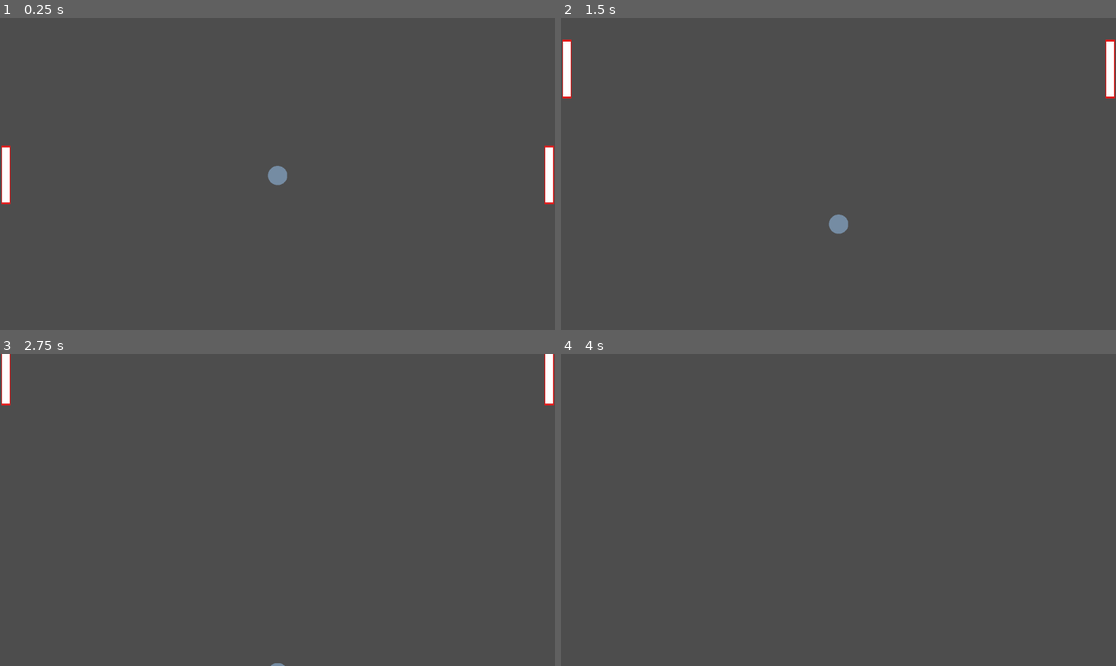
Above: before the commit, frames 1-4 (two rows, left to right).
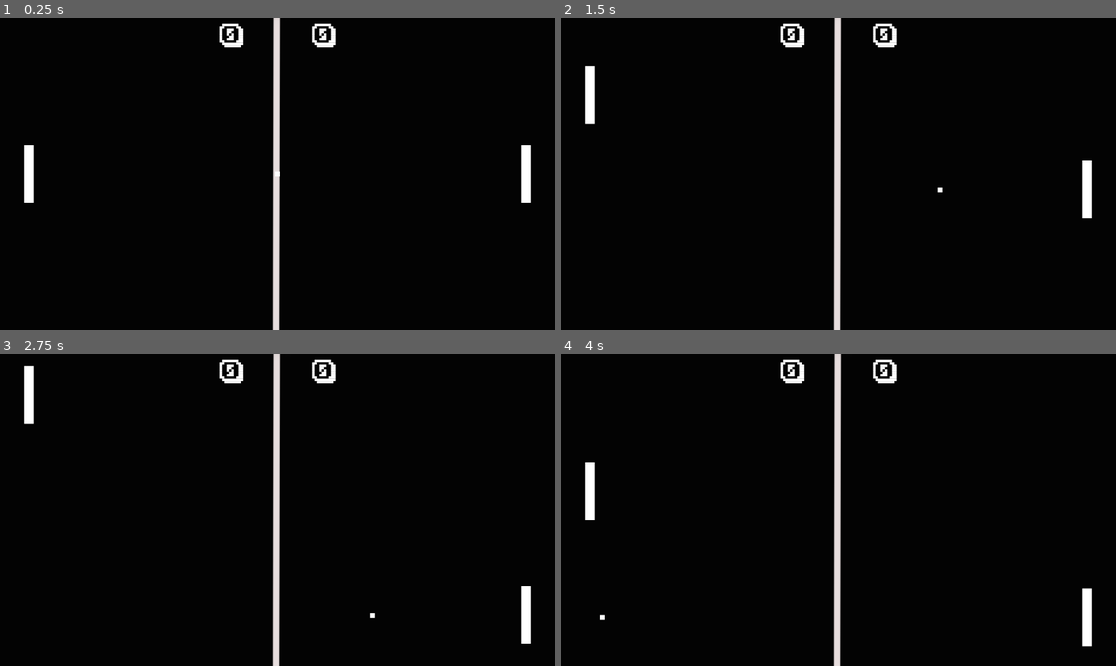
Above: after the commit, the same moments.

Repository: rogue-sword/Pong
Game: Godot game, scene res://main.tscn
The game is run twice, just before and just after one commit, with the same random seed, the same clock (stepped at 60 frames per second) and the same inputs. Before the commit the project starts from res://scenes/Main.tscn.
Inputs:
- Up to frame 1 (0.25 s): no input
- Up to frame 2 (1.5 s): hold Up (ui_up) 0.53-1.28 s; hold Down (ui_down) from 1.28 s (still down)
- Up to frame 3 (2.75 s): release Down (ui_down) at 2.03 s; hold Up (ui_up) from 2.03 s (still down)
- Up to frame 4 (4 s): tap Enter at 3.5 s; release Up (ui_up) at 3.53 s; hold Down (ui_down) from 3.53 s (still down)

The runs differ from the first frame. In frame 1, 100% of the frame differs, in the area x 0-100%, y 0-100%; in frame 2, 100%; in frame 3, 100%; in frame 4, 100%.

Commit message:
Completed the Pong Clone

Diff:
--- a/pong/assets/ball.svg
+++ /dev/null
@@ -1 +0,0 @@
-<svg width="800" height="800" viewBox="0 0 24 24" fill="none" xmlns="http://www.w3.org/2000/svg"><path fill-rule="evenodd" clip-rule="evenodd" d="M24 12c0 6.627-5.373 12-12 12S0 18.627 0 12 5.373 0 12 0s12 5.373 12 12" fill="#758ca3"/></svg>
--- a/pong/assets/paddle.svg
+++ /dev/null
@@ -1 +0,0 @@
-<svg xmlns="http://www.w3.org/2000/svg" viewBox="0 0 512 512" xml:space="preserve"><path style="fill:#fff" d="M168 8h176v496H168z"/><path style="fill:#e21b1b" d="M336 16v480H176V16zm16-16H160v512h192z"/></svg>
--- /dev/null
+++ b/pong/ball.gd
@@ -0,0 +1,53 @@
+extends CharacterBody2D
+@onready var wall: AudioStreamPlayer2D = $wall
+@onready var score: AudioStreamPlayer2D = $score
+@onready var paddle_hit: AudioStreamPlayer2D = $paddle_hit
+
+var win_size: Vector2
+const START_SPEED: int = 500
+const ACCEL: int = 50
+var speed: int
+var dir: Vector2
+const max_y_vector: float = 0.6
+
+func _ready() -> void:
+	win_size = get_viewport_rect().size
+
+func new_ball():
+	position.x = win_size.x /2
+	position.y = randf_range(200, win_size.y - 200)
+	speed = START_SPEED
+	dir = random_direction()
+
+func random_direction():
+	var new_dir = Vector2()
+	new_dir.x = [1, -1].pick_random()
+	new_dir.y = randf_range(-1, 1)
+	return new_dir.normalized()
+
+func _physics_process(delta: float) -> void:
+	var collision = move_and_collide(dir * speed * delta)
+	var collider: Variant
+	if collision:
+		collider = collision.get_collider()
+		if collider == $"../Player" or collider == $"../CPU":
+			speed += ACCEL
+			dir = new_direction(collider)
+			paddle_hit.play()
+		else:
+			dir = dir.bounce(collision.get_normal())
+			wall.play()
+
+func new_direction(collider):
+	var ball_y = position.y
+	var pad_y = collider.position.y
+	var dist = ball_y - pad_y
+	var new_dir := Vector2()
+
+	if dir.x > 0:
+		new_dir.x = -1
+	else:
+		new_dir.x = 1
+
+	new_dir.y = (dist / (collider.p_height / 2)) * max_y_vector
+	return new_dir.normalized()
--- /dev/null
+++ b/pong/cpu.gd
@@ -0,0 +1,26 @@
+extends StaticBody2D
+
+var ball_pos: Vector2
+var dist: int
+var move_by: int
+var win_height: int
+var p_height: int
+
+# Called when the node enters the scene tree for the first time.
+func _ready() -> void:
+	win_height = get_viewport().size.y
+	p_height = $ColorRect.get_size().y
+
+# Called every frame. 'delta' is the elapsed time since the previous frame.
+func _process(delta: float) -> void:
+	ball_pos = $"../ball".position
+	dist = position.y - ball_pos.y
+
+	if abs(dist) > get_parent().PADDLE_SPEED * delta:
+		move_by = get_parent().PADDLE_SPEED * delta * (dist / abs(dist))
+	else:
+		move_by = dist
+
+	position.y -= move_by
+
+	position.y = clamp(position.y, p_height/2, win_height - p_height/2)
--- /dev/null
+++ b/pong/main.gd
@@ -0,0 +1,21 @@
+extends Sprite2D
+
+var score := [0, 0] # Player_score and CPU_score respectively
+const  PADDLE_SPEED: int = 500
+
+
+func _on_ball_timer_timeout() -> void:
+	$ball.new_ball()
+
+
+func _on_score_left_body_entered(body: Node2D) -> void:
+	score[1] += 1
+	$Display/CPU_score.text = str(score[1])
+	$ball_timer.start()
+	$ball.score.play()
+
+func _on_score_right_body_entered(body: Node2D) -> void:
+	score[0] += 1
+	$Display/player_score.text = str(score[0])
+	$ball_timer.start()
+	$ball.score.play()
--- /dev/null
+++ b/pong/main.tscn
@@ -0,0 +1,154 @@
+[gd_scene format=3 uid="uid://b821myv7hqira"]
+
+[ext_resource type="Texture2D" uid="uid://cnogtsus736g3" path="res://background.png" id="1_ig7tw"]
+[ext_resource type="FontFile" uid="uid://bs8xgcu8fpl2d" path="res://karmatic-arcade/ka1.ttf" id="2_0xm2m"]
+[ext_resource type="Script" uid="uid://bkeq7g3xwby05" path="res://main.gd" id="2_h2yge"]
+[ext_resource type="Script" uid="uid://boxmwy8l11f7y" path="res://player.gd" id="3_1bvp3"]
+[ext_resource type="Script" uid="uid://bis7608o6bjcl" path="res://cpu.gd" id="4_7mycd"]
+[ext_resource type="Script" uid="uid://c5ktme8hejuti" path="res://ball.gd" id="4_lquwl"]
+[ext_resource type="AudioStream" uid="uid://clln0vgiwxhuq" path="res://soundreality-tennis-ball-hit-151257.mp3" id="6_kek77"]
+[ext_resource type="AudioStream" uid="uid://d4gg5l8lrcgio" path="res://u_vdwj1c20kz-coin-collision-sound-342335.mp3" id="7_kek77"]
+[ext_resource type="AudioStream" uid="uid://bcmk88s7qw6x3" path="res://dragon-studio-tennis-ball-hit-386155.mp3" id="8_kek77"]
+
+[sub_resource type="RectangleShape2D" id="RectangleShape2D_ig7tw"]
+size = Vector2(21, 120)
+
+[sub_resource type="RectangleShape2D" id="RectangleShape2D_0xm2m"]
+size = Vector2(10, 10)
+
+[sub_resource type="RectangleShape2D" id="RectangleShape2D_h2yge"]
+size = Vector2(1152, 8)
+
+[sub_resource type="RectangleShape2D" id="RectangleShape2D_1bvp3"]
+size = Vector2(1152, 8)
+
+[sub_resource type="RectangleShape2D" id="RectangleShape2D_lquwl"]
+size = Vector2(8, 648)
+
+[sub_resource type="RectangleShape2D" id="RectangleShape2D_7mycd"]
+size = Vector2(8, 648)
+
+[node name="Main" type="Sprite2D" unique_id=979727773]
+texture_filter = 1
+texture = ExtResource("1_ig7tw")
+centered = false
+script = ExtResource("2_h2yge")
+
+[node name="Player" type="StaticBody2D" parent="." unique_id=1515637227]
+position = Vector2(50, 324)
+script = ExtResource("3_1bvp3")
+
+[node name="ColorRect" type="ColorRect" parent="Player" unique_id=1243141311]
+anchors_preset = 4
+anchor_top = 0.5
+anchor_bottom = 0.5
+offset_top = -60.0
+offset_right = 20.0
+offset_bottom = 60.0
+grow_vertical = 2
+
+[node name="CollisionShape2D" type="CollisionShape2D" parent="Player" unique_id=1518729149]
+position = Vector2(9.5, 0)
+shape = SubResource("RectangleShape2D_ig7tw")
+
+[node name="CPU" type="StaticBody2D" parent="." unique_id=1609168931]
+position = Vector2(1082, 324)
+script = ExtResource("4_7mycd")
+
+[node name="ColorRect" type="ColorRect" parent="CPU" unique_id=1417120831]
+anchors_preset = 4
+anchor_top = 0.5
+anchor_bottom = 0.5
+offset_top = -60.0
+offset_right = 20.0
+offset_bottom = 60.0
+grow_vertical = 2
+
+[node name="CollisionShape2D" type="CollisionShape2D" parent="CPU" unique_id=371071847]
+position = Vector2(9.5, 0)
+shape = SubResource("RectangleShape2D_ig7tw")
+
+[node name="ball" type="CharacterBody2D" parent="." unique_id=371811746]
+position = Vector2(576, 324)
+collision_mask = 3
+script = ExtResource("4_lquwl")
+
+[node name="ColorRect" type="ColorRect" parent="ball" unique_id=2084701142]
+anchors_preset = 8
+anchor_left = 0.5
+anchor_top = 0.5
+anchor_right = 0.5
+anchor_bottom = 0.5
+offset_left = -5.0
+offset_top = -5.0
+offset_right = 5.0
+offset_bottom = 5.0
+grow_horizontal = 2
+grow_vertical = 2
+
+[node name="CollisionShape2D" type="CollisionShape2D" parent="ball" unique_id=487739498]
+shape = SubResource("RectangleShape2D_0xm2m")
+
+[node name="wall" type="AudioStreamPlayer2D" parent="ball" unique_id=1182207764]
+stream = ExtResource("6_kek77")
+
+[node name="score" type="AudioStreamPlayer2D" parent="ball" unique_id=1730142321]
+stream = ExtResource("7_kek77")
+
+[node name="paddle_hit" type="AudioStreamPlayer2D" parent="ball" unique_id=1329605728]
+stream = ExtResource("8_kek77")
+
+[node name="border" type="StaticBody2D" parent="." unique_id=577789409]
+collision_layer = 2
+
+[node name="top" type="CollisionShape2D" parent="border" unique_id=973788561]
+position = Vector2(576, -4)
+shape = SubResource("RectangleShape2D_h2yge")
+
+[node name="bottom" type="CollisionShape2D" parent="border" unique_id=1044579260]
+position = Vector2(576, 652)
+shape = SubResource("RectangleShape2D_1bvp3")
+
+[node name="score_left" type="Area2D" parent="." unique_id=423927616]
+
+[node name="CollisionShape2D" type="CollisionShape2D" parent="score_left" unique_id=1939000939]
+position = Vector2(-4, 324)
+shape = SubResource("RectangleShape2D_lquwl")
+
+[node name="score_right" type="Area2D" parent="." unique_id=1763913935]
+
+[node name="CollisionShape2D" type="CollisionShape2D" parent="score_right" unique_id=2026205569]
+position = Vector2(1156, 324)
+shape = SubResource("RectangleShape2D_7mycd")
+
+[node name="Display" type="CanvasLayer" parent="." unique_id=1927655285]
+
+[node name="player_score" type="Label" parent="Display" unique_id=463091921]
+offset_left = 456.0
+offset_top = 5.0
+offset_right = 500.0
+offset_bottom = 62.0
+theme_override_fonts/font = ExtResource("2_0xm2m")
+theme_override_font_sizes/font_size = 50
+text = "0"
+horizontal_alignment = 1
+vertical_alignment = 1
+
+[node name="CPU_score" type="Label" parent="Display" unique_id=634370801]
+offset_left = 648.0
+offset_top = 5.0
+offset_right = 692.0
+offset_bottom = 62.0
+theme_override_fonts/font = ExtResource("2_0xm2m")
+theme_override_font_sizes/font_size = 50
+text = "0"
+horizontal_alignment = 1
+vertical_alignment = 1
+
+[node name="ball_timer" type="Timer" parent="." unique_id=483265088]
+one_shot = true
+autostart = true
+
+[connection signal="body_entered" from="score_left" to="." method="_on_score_left_body_entered"]
+[connection signal="body_entered" from="score_right" to="." method="_on_score_right_body_entered"]
+[connection signal="timeout" from="ball_timer" to="." method="_on_ball_timer_timeout"]
--- /dev/null
+++ b/pong/player.gd
@@ -0,0 +1,19 @@
+extends StaticBody2D
+
+var win_height: int
+var p_height: int
+
+# Called when the node enters the scene tree for the first time.
+func _ready() -> void:
+	win_height = get_viewport().size.y
+	p_height = $ColorRect.get_size().y
+
+
+# Called every frame. 'delta' is the elapsed time since the previous frame.
+func _process(delta: float) -> void:
+	if Input.is_action_pressed("ui_up"):
+		position.y -= get_parent().PADDLE_SPEED * delta
+	elif Input.is_action_pressed("ui_down"):
+		position.y += get_parent().PADDLE_SPEED * delta
+
+	position.y = clamp(position.y, p_height/2, win_height - p_height/2)
--- a/pong/project.godot
+++ b/pong/project.godot
@@ -11,7 +11,7 @@
 [application]
 
 config/name="Pong"
-run/main_scene="uid://ceu771rqxpk0b"
+run/main_scene="res://main.tscn"
 config/features=PackedStringArray("4.6", "Forward Plus")
 
 [input]
--- a/pong/scenes/Main.tscn
+++ /dev/null
@@ -1,17 +0,0 @@
-[gd_scene format=3 uid="uid://ceu771rqxpk0b"]
-
-[ext_resource type="PackedScene" uid="uid://bkadht57160lf" path="res://scenes/paddle.tscn" id="1_0bbpv"]
-[ext_resource type="PackedScene" uid="uid://bkgsgplmdrdk4" path="res://scenes/ball.tscn" id="3_vcsgt"]
-
-[node name="Main" type="Node2D" unique_id=367407761]
-
-[node name="ball" parent="." unique_id=1422220872 instance=ExtResource("3_vcsgt")]
-
-[node name="paddle" parent="." unique_id=940982946 instance=ExtResource("1_0bbpv")]
-position = Vector2(-5637, 18)
-
-[node name="paddle2" parent="." unique_id=651314347 instance=ExtResource("1_0bbpv")]
-position = Vector2(5640, 18)
-
-[node name="Camera2D" type="Camera2D" parent="." unique_id=201835477]
-zoom = Vector2(0.1, 0.1)
--- a/pong/scenes/ball.tscn
+++ /dev/null
@@ -1,19 +0,0 @@
-[gd_scene format=3 uid="uid://bkgsgplmdrdk4"]
-
-[ext_resource type="Script" uid="uid://nr5m628p2ysr" path="res://scripts/ball.gd" id="1_7s4qf"]
-[ext_resource type="Texture2D" uid="uid://nog66q40q1mj" path="res://assets/ball.svg" id="2_cxlvu"]
-
-[sub_resource type="CircleShape2D" id="CircleShape2D_cxlvu"]
-radius = 2.0379646
-
-[node name="ball" type="RigidBody2D" unique_id=609775081]
-script = ExtResource("1_7s4qf")
-
-[node name="CollisionShape2D" type="CollisionShape2D" parent="." unique_id=1842243049]
-scale = Vector2(100, 100)
-shape = SubResource("CircleShape2D_cxlvu")
-debug_color = Color(0.8308787, 0.31638592, 0.60289663, 0.41960785)
-
-[node name="Sprite2D" type="Sprite2D" parent="." unique_id=2062321618]
-scale = Vector2(0.50375, 0.4975)
-texture = ExtResource("2_cxlvu")
--- a/pong/scenes/paddle.tscn
+++ /dev/null
@@ -1,18 +0,0 @@
-[gd_scene format=3 uid="uid://bkadht57160lf"]
-
-[ext_resource type="Script" uid="uid://g4lx5klvt2bk" path="res://scripts/paddle.gd" id="1_y7wee"]
-[ext_resource type="Texture2D" uid="uid://c3tkmene681w4" path="res://assets/paddle.svg" id="2_mo4dg"]
-
-[sub_resource type="RectangleShape2D" id="RectangleShape2D_y7wee"]
-size = Vector2(196, 1218)
-
-[node name="paddle" type="CharacterBody2D" unique_id=940982946]
-script = ExtResource("1_y7wee")
-
-[node name="CollisionShape2D" type="CollisionShape2D" parent="." unique_id=1350394797]
-position = Vector2(0, -6)
-shape = SubResource("RectangleShape2D_y7wee")
-
-[node name="Sprite2D" type="Sprite2D" parent="." unique_id=383402299]
-scale = Vector2(1, 2.375)
-texture = ExtResource("2_mo4dg")
--- a/pong/scripts/ball.gd
+++ /dev/null
@@ -1,15 +0,0 @@
-extends RigidBody2D
-
-
-
-
-# Called when the node enters the scene tree for the first time.
-func _ready() -> void:
-	pass # Replace with function body.
-
-
-# Called every frame. 'delta' is the elapsed time since the previous frame.
-func _process(delta: float) -> void:
-	var movement_speed = Vector2(200.0 * delta, 200.0 * delta)
-	if  position.y >= 0 && position.y <= get_screen_transform().y.y:
-		move_and_collide(movement_speed)
--- a/pong/scripts/paddle.gd
+++ /dev/null
@@ -1,17 +0,0 @@
-extends CharacterBody2D
-
-
-const SPEED = 4000.0
-
-
-func _physics_process(delta: float) -> void:
-
-	# Get the input direction and handle the movement/deceleration.
-	# As good practice, you should replace UI actions with custom gameplay actions.
-	var direction := Input.get_axis("ui_up", "ui_down")
-	if direction:
-		velocity.y = direction * SPEED
-	else:
-		velocity.y = move_toward(velocity.x, 0, SPEED)
-
-	move_and_slide()
Not shown, removed: pong/assets/ball.svg.import
Binary file added: pong/background.png
Not shown, changed: pong/background.png.import
Not shown, added: pong/ball.gd.uid
Not shown, added: pong/cpu.gd.uid
Not shown, added: pong/dragon-studio-tennis-ball-hit-386155.mp3.import
Not shown, added: pong/karmatic-arcade/1001fonts-karmatic-arcade-eula.txt
Binary file added: pong/karmatic-arcade/ka1.ttf
Not shown, added: pong/karmatic-arcade/ka1.ttf.import
Not shown, added: pong/main.gd.uid
Not shown, added: pong/player.gd.uid
Not shown, removed: pong/scripts/ball.gd.uid
(and 7 more such lines)
